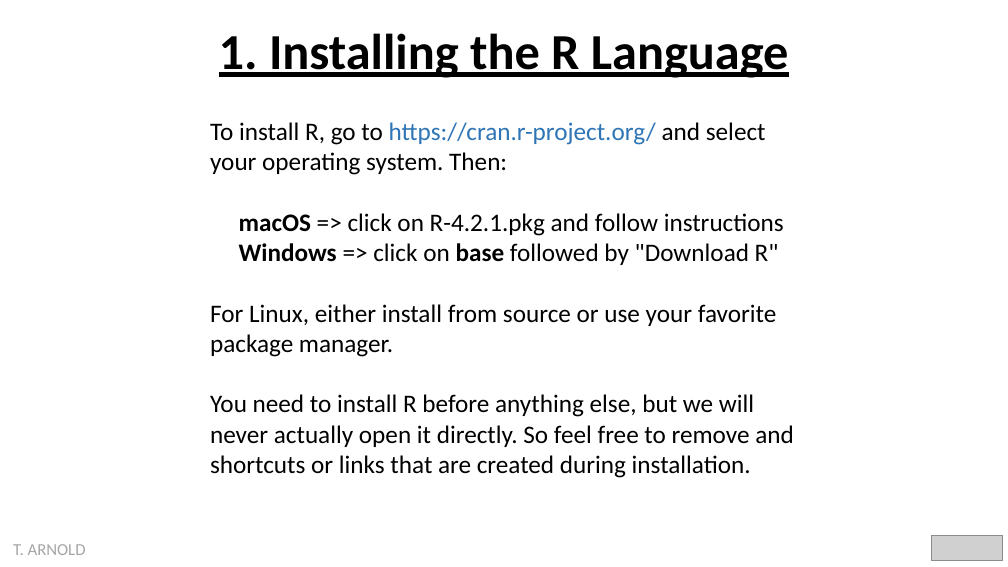
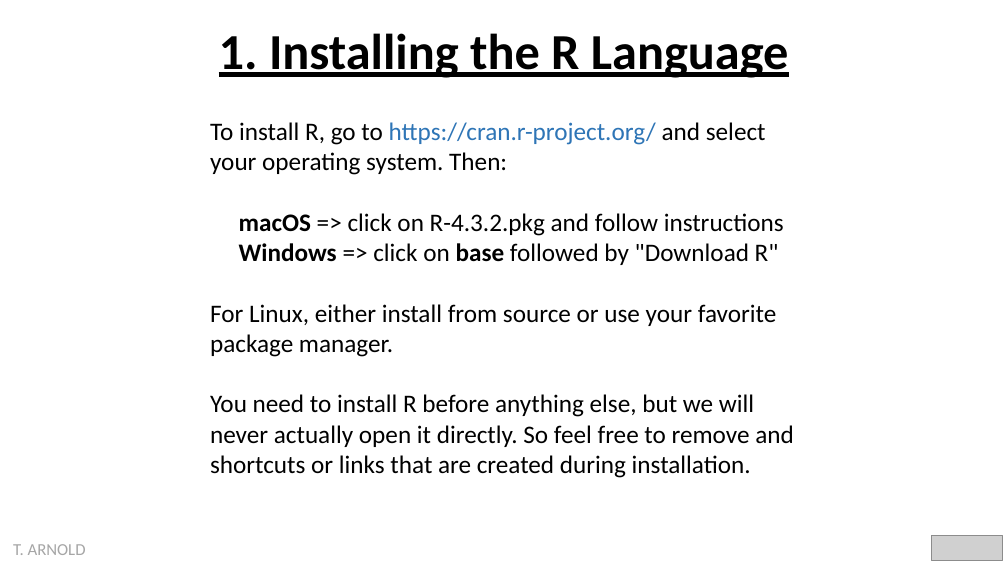
Before and after one commit to statsmaths/dsst289-s24, a slide deck: slide 15 of pslides/00_introduction.pptx. Drawn at 1008x567 pixels with LibreOffice and Linux fonts; fonts in the diff are those of the drawing; grey boxes stand for pictures. Boxes give left, top, right and bottom in pixels: in the first picture for what was removed or moved away, otherwise in the second. Text is boxed around its words. In the diff, an @@ line names an element or a change of style, - is before the commit and + after.

```diff
--- a/pslides/00_introduction.pptx
+++ b/pslides/00_introduction.pptx
@@ text at box(239, 213, 784, 236): text changed @@
-macOS => click on R-4.2.1.pkg and follow instructions
+macOS => click on R-4.3.2.pkg and follow instructions
```
Also in this commit, not shown: 3 other slides changed, 7 other files.
